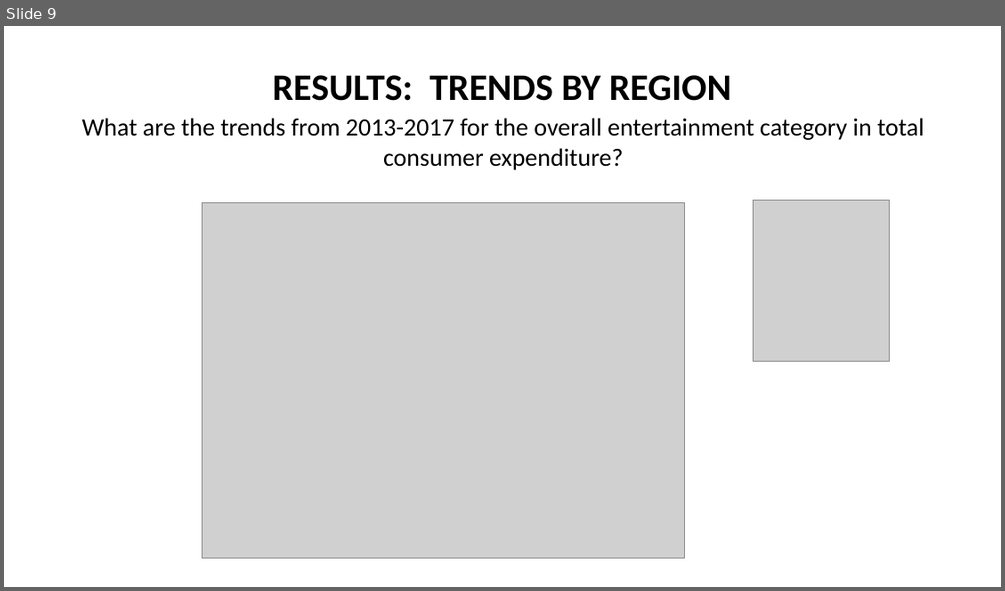
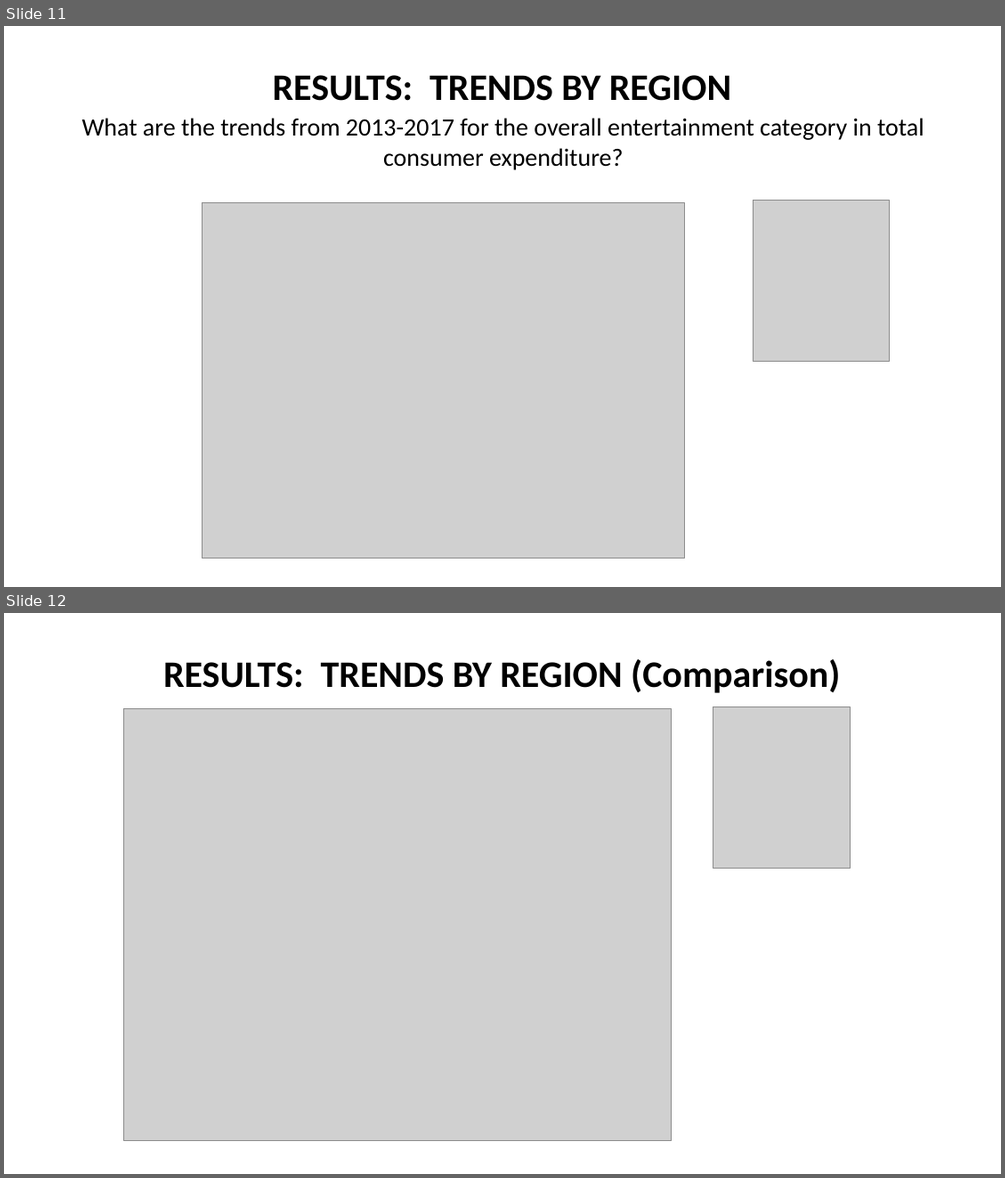
Before and after one commit to mosal2000/ConsumerSpending, a slide deck: Project 1 Presentationv4.pptx. Shown one above the other, each under a label of ours: slide 9 before the commit, slides 11 and 12 after it. The pictures are 1005x591 and 1005x1178 pixels, drawn with LibreOffice and Linux fonts; fonts in the diff are those of the drawing; grey boxes stand for pictures; background and template pictures are left out. Boxes give left, top, right and bottom in pixels: in the first picture for what was removed or moved away, otherwise in the second. Text is boxed around its words. In the diff, an @@ line names an element or a change of style, - is before the commit and + after.

```diff
--- a/Project 1 Presentationv4.pptx
+++ b/Project 1 Presentationv4.pptx
@@ slide 12 added at <box>4,613,1001,1174</box>, background picture (left out) @@
@@ text added at <box>163,659,840,693</box>, 36 pt, text #000000, bold @@
+RESULTS: TRENDS BY REGION (Comparison)
@@ picture added at <box>124,709,672,1140</box> @@
@@ picture added at <box>713,707,850,868</box> @@
@@ what was slide 9 is now slide 11 @@
```
Also in this commit, not shown: 2 slides changed, 2 other slides added, 11 other files.
